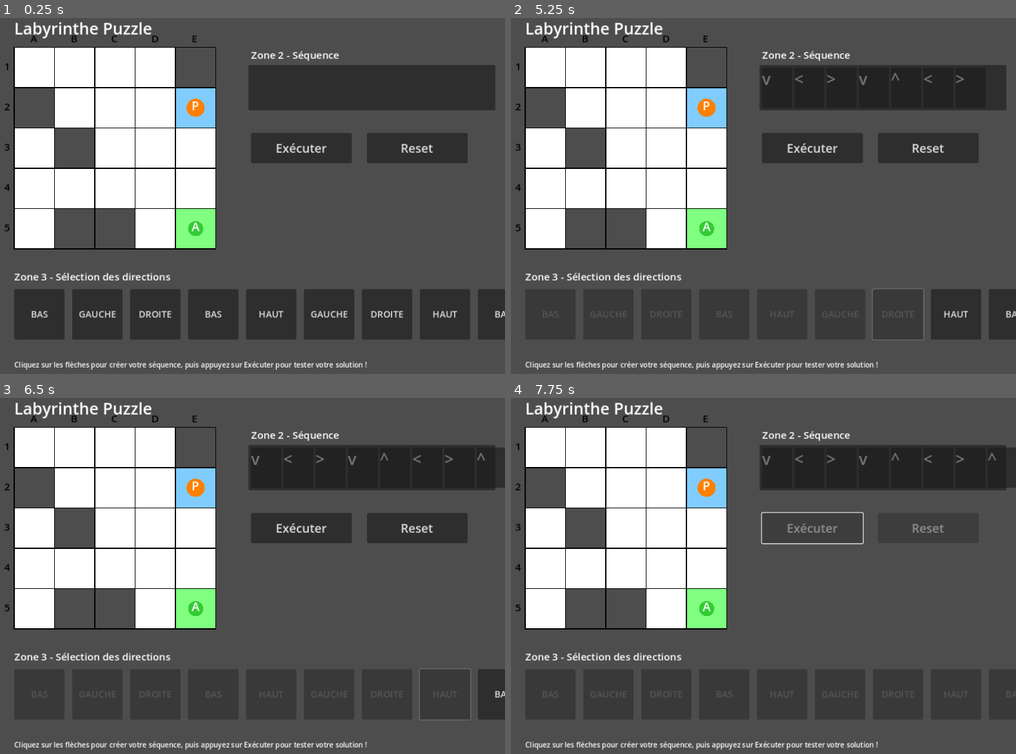
Above: before the commit, frames 1-4 (two rows, left to right).
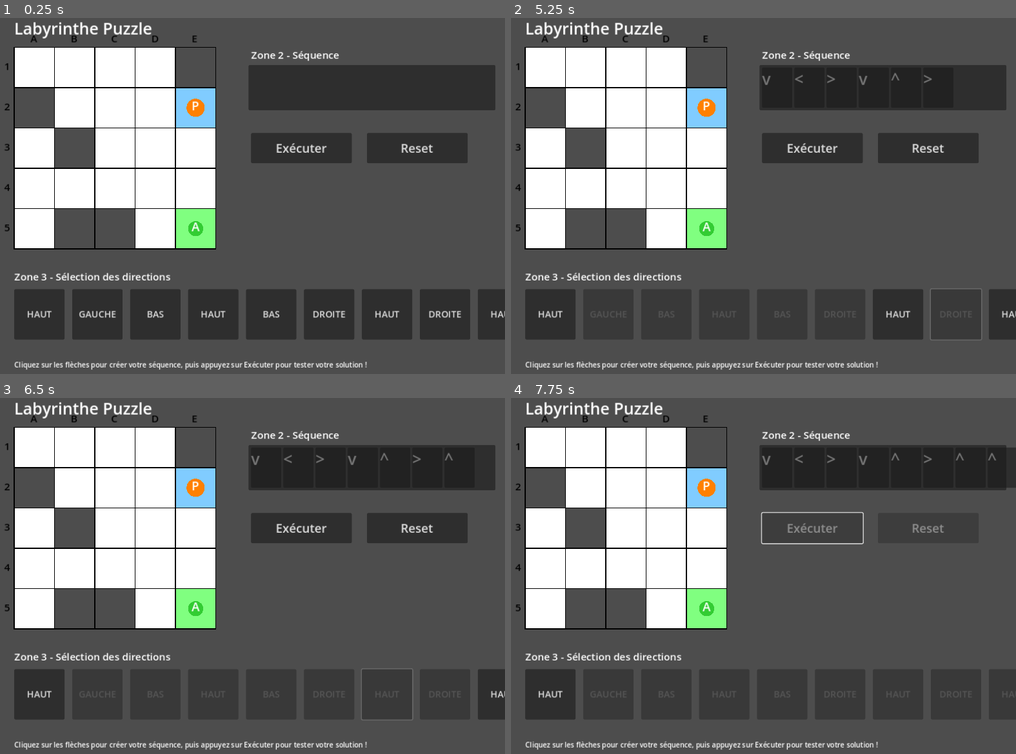
Above: after the commit, the same moments.

Repository: Robbibb/Labirinthe_Godot
Game: Godot game, scene res://Main.tscn
The game is run twice, just before and just after one commit, with the same random seed, the same clock (stepped at 60 frames per second) and the same inputs.
Inputs (mouse positions are in pixels of both pictures, inside the frame that each line leads up to):
- Up to frame 1 (0.25 s): no input
- Up to frame 2 (5.25 s): click "BAS" at 0.5 s; click "GAUCHE" at 1.25 s; click "DROITE" at 2 s; click "BAS" at 2.75 s; click "HAUT" at 3.5 s; click (839, 313) at 4.25 s, where only the run before the commit has a clickable "GAUCHE"; click "DROITE" at 5 s
- Up to frame 3 (6.5 s): click "HAUT" at 5.75 s
- Up to frame 4 (7.75 s): click (1015, 693) at 6.5 s, where only the run before the commit has a clickable "BAS"; click "Exécuter" at 7.25 s

The runs differ from the first frame. In frame 1, 0.6% of the frame differs, in the area x 5-100%, y 82-85%; in frame 2, 0.4%; in frame 3, 0.5%; in frame 4, 0.1%.

Commit message:
Garantir que tous les puzzles sont solvables
- Compter exactement combien de chaque direction est nécessaire dans la solution
- Ajouter le nombre exact nécessaire + 2-4 extras par direction
- Vérifier que le chemin solution atteint bien la destination
- Régénérer automatiquement si le chemin est invalide

Diff:
--- a/GameManager.gd
+++ b/GameManager.gd
@@ -51,18 +51,34 @@
 
 	# Générer un chemin solution
 	var solution_path = generate_solution_path()
-	available_moves = solution_path.duplicate()
-
-	# Ajouter des mouvements supplémentaires variés (au moins 2 de chaque direction)
-	var extra_per_direction = 2
+
+	# Vérifier que le chemin est valide (atteint bien la destination)
+	var test_pos = start_pos
+	for dir in solution_path:
+		test_pos += direction_vectors[dir]
+
+	# Si le chemin n'atteint pas la destination, régénérer le niveau
+	if test_pos != end_pos:
+		print("Chemin invalide détecté, régénération...")
+		generate_level()
+		return
+
+	# Compter combien de chaque direction est nécessaire dans la solution
+	var direction_counts = [0, 0, 0, 0]  # RIGHT, LEFT, UP, DOWN
+	for dir in solution_path:
+		direction_counts[dir] += 1
+
+	# Construire available_moves en garantissant qu'on a AU MOINS les mouvements nécessaires
+	available_moves.clear()
+
+	# Ajouter les mouvements nécessaires + quelques extras pour chaque direction
 	for dir in range(4):
-		for i in range(extra_per_direction):
+		var needed = direction_counts[dir]
+		var extras = randi() % 3 + 2  # 2 à 4 mouvements supplémentaires
+		var total = needed + extras
+
+		for i in range(total):
 			available_moves.append(dir)
-
-	# Ajouter quelques mouvements aléatoires supplémentaires
-	var random_extras = randi() % 4 + 2
-	for i in range(random_extras):
-		available_moves.append(randi() % 4)
 
 	# Mélanger les mouvements
 	available_moves.shuffle()
